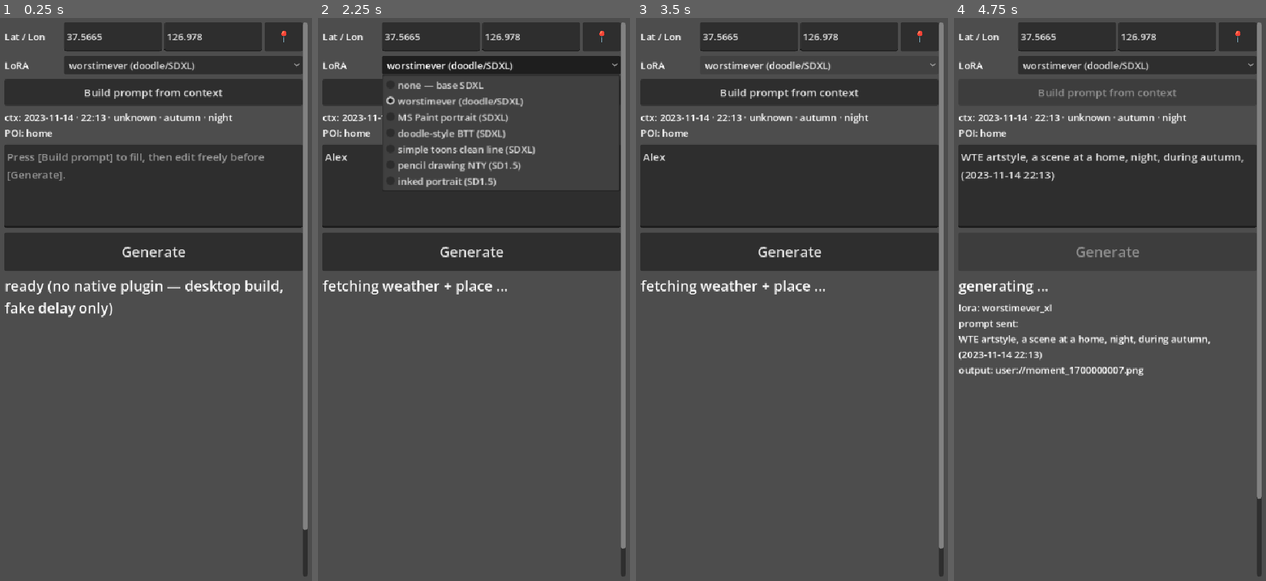
Above: before the commit, frames 1-4 (left to right).
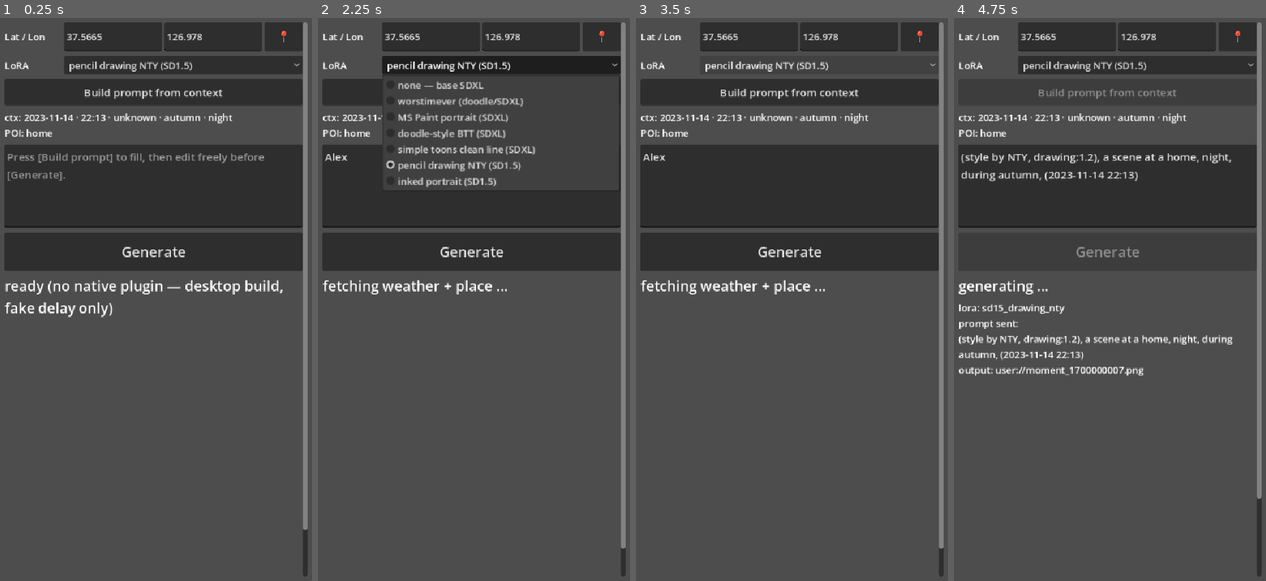
Above: after the commit, the same moments.

Repository: jungrok5/ondevice-imagen
Game: Godot game, scene res://scenes/Main.tscn
The game is run twice, just before and just after one commit, with the same random seed, the same clock (stepped at 60 frames per second) and the same inputs.
Inputs (mouse positions are in pixels of both pictures, inside the frame that each line leads up to):
- Up to frame 1 (0.25 s): no input
- Up to frame 2 (2.25 s): click (470, 186) at 0.52 s; type "Alex" at 0.6 s; click "📍" at 1.25 s; click (502, 63) at 2 s, where only the run before the commit has a clickable "worstimever (doodle/SDXL)"
- Up to frame 3 (3.5 s): click (820, 63) at 2.75 s, where only the run after the commit has a clickable "pencil drawing NTY (SD1.5)"
- Up to frame 4 (4.75 s): click "Build prompt from context" at 3.5 s; click "Generate" at 4.25 s

The runs differ from the first frame. In frame 1, 0.3% of the frame differs, in the area x 22-63%, y 7-10%; in frame 2, 0.4%; in frame 3, 0.3%; in frame 4, 2.8%, in the area x 1-93%, y 7-61%.

Commit message:
Default LoRA -> SD 1.5 NTY (match the on-device ONNX bundle)
The picker was defaulting to worstimever (SDXL), but the bundled
ONNX export is sd15_drawing_nty_scale0.8 - SDXL triggers do
nothing at runtime. Picking the matching SD 1.5 entry by lora_id
("sd15_drawing_nty") so the default Generate tap produces something
the baked LoRA can actually shape.

Other entries are kept as PC-side aesthetic-comparison labels (not
runtime-selectable on the phone); see comment.

Co-Authored-By: Claude Opus 4.7 (1M context) <noreply@anthropic.com>

Diff:
--- a/client/scripts/main.gd
+++ b/client/scripts/main.gd
@@ -139,7 +139,17 @@
 	lora_picker.size_flags_horizontal = Control.SIZE_EXPAND_FILL
 	for i in LORA_PRESETS.size():
 		lora_picker.add_item(String(LORA_PRESETS[i][0]), i)
-	lora_picker.select(1)  # default to worstimever — most-tested style
+	# Default to the SD 1.5 NTY LoRA — that's the one actually baked
+	# into the on-device ONNX bundle (sd15_drawing_nty_scale0.8). The
+	# other entries are PC-side aesthetic comparisons, not selectable
+	# at runtime; presenting a non-matching SDXL trigger as default
+	# wastes a run.
+	var nty_idx := -1
+	for i in LORA_PRESETS.size():
+		if String(LORA_PRESETS[i][1]) == "sd15_drawing_nty":
+			nty_idx = i
+			break
+	lora_picker.select(nty_idx if nty_idx >= 0 else 0)
 	lora_row.add_child(lora_picker)
 
 	# Build prompt button
